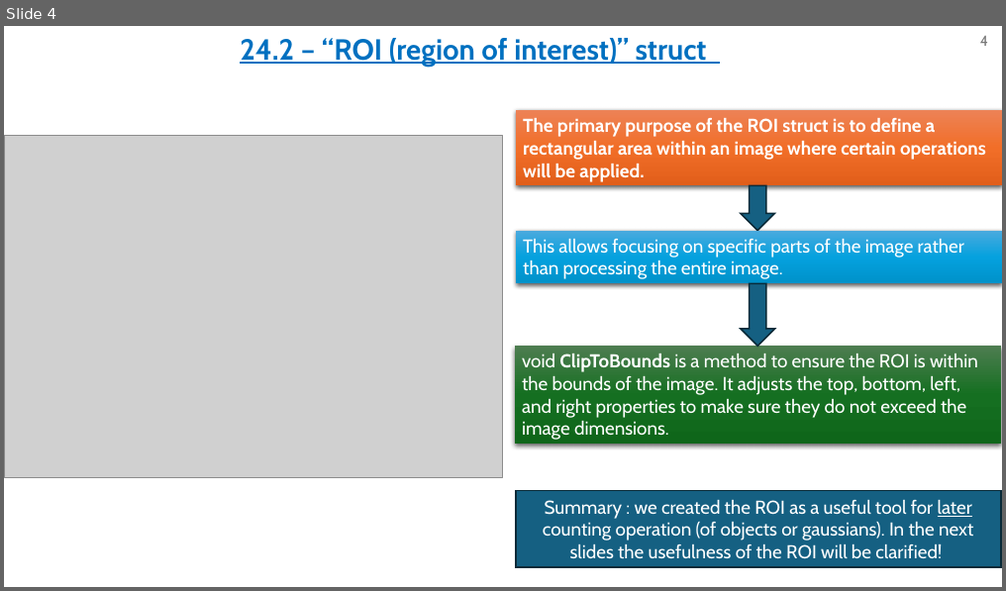
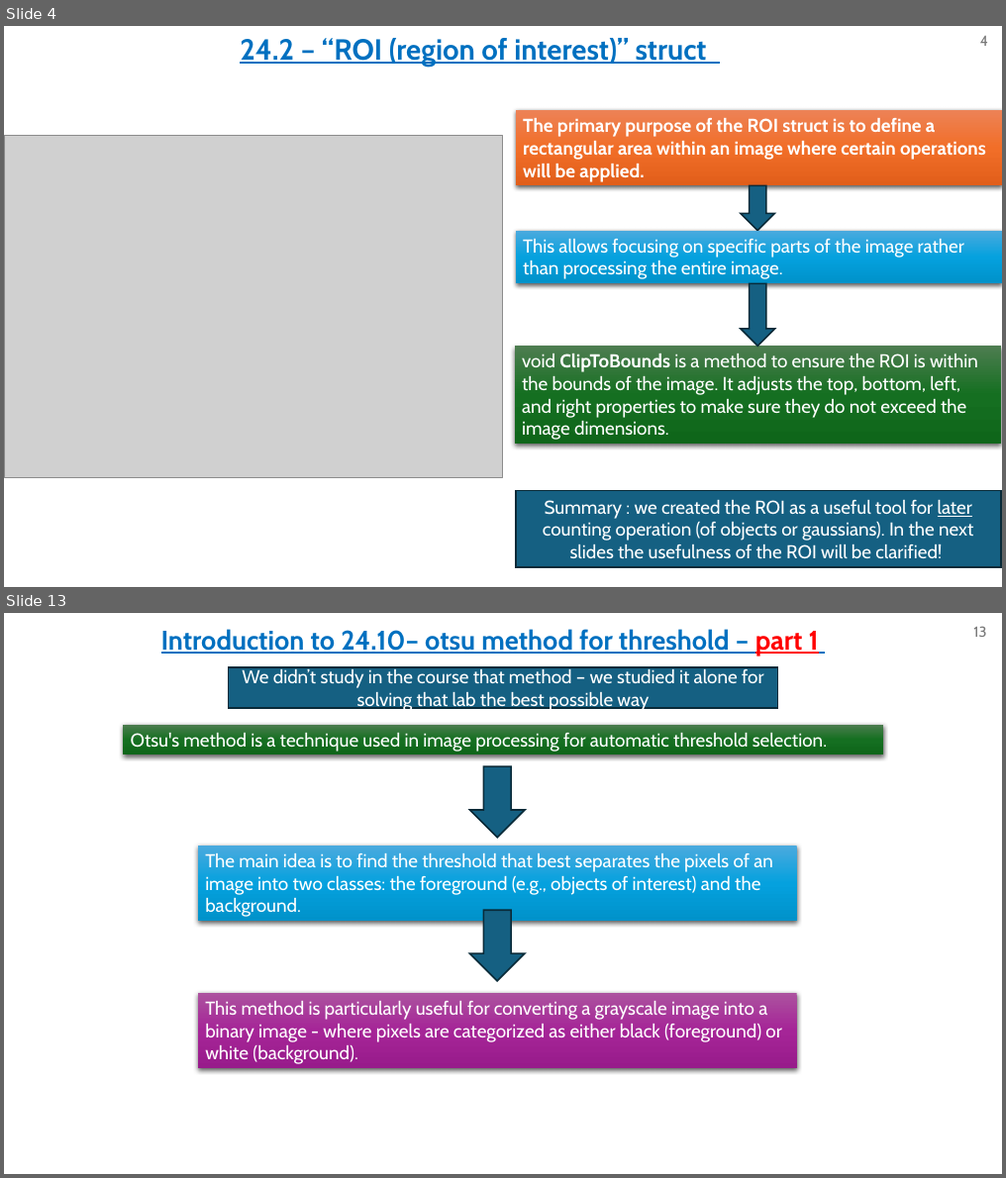
Before and after one commit to omripony/image-processing, a slide deck: labs/lab24- for barak's check/version 2/1950-2210-7939-ImPr24-2.pptx. Shown one above the other, each under a label of ours: slide 4 before the commit, slides 4 and 13 after it; the slides between them are not shown. The pictures are 1006x591 and 1006x1178 pixels, drawn with LibreOffice and Linux fonts; fonts in the diff are those of the drawing; grey boxes stand for pictures. Boxes give left, top, right and bottom in pixels: in the first picture for what was removed or moved away, otherwise in the second. Text is boxed around its words. In the diff, an @@ line names an element or a change of style, - is before the commit and + after.

```diff
--- a/labs/lab24- for barak's check/version 2/1950-2210-7939-ImPr24-2.pptx
+++ b/labs/lab24- for barak's check/version 2/1950-2210-7939-ImPr24-2.pptx
@@ slide 13 added at [4, 613, 1002, 1174], background #FFFFFF @@
@@ text added at [161, 629, 819, 656], 25.9 pt, text #0070C0, bold, underline @@
+Introduction to 24.10– otsu method for threshold – part 1
@@ page number added at [973, 626, 986, 637], 14 pt, text #797979 @@
+13
@@ rectangle added at [229, 667, 778, 708], fill #156082, outline #092A39 1.5 pt, 18 pt, text #FFFFFF @@
+We didn’t study in the course that method – we studied it alone for solving that lab the best possible way
@@ rectangle added at [123, 725, 884, 755], fill gradient #4D7E50 to #156F21 to #0F661B, 18 pt, text #FFFFFF @@
+Otsu's method is a technique used in image processing for automatic threshold selection.
@@ down arrow added at [469, 766, 525, 838], fill #156082, outline #092A39 1.5 pt @@
@@ rectangle added at [198, 846, 797, 922], fill gradient #4CAADF to #05A2DF to #0092CB, 18 pt, text #FFFFFF @@
+The main idea is to find the threshold that best separates the pixels of an image into two classes: the foreground (e.g., objects of interest) and the background.
@@ down arrow added at [469, 910, 525, 981], fill #156082, outline #092A39 1.5 pt @@
@@ rectangle added at [198, 993, 797, 1069], fill gradient #AC53A0 to #A62598 to #991C8B, 18 pt, text #FFFFFF @@
+This method is particularly useful for converting a grayscale image into a binary image - where pixels are categorized as either black (foreground) or white (background).
```
Also in this commit, not shown: 13 slides changed, 10 other slides added, 28 other files.
